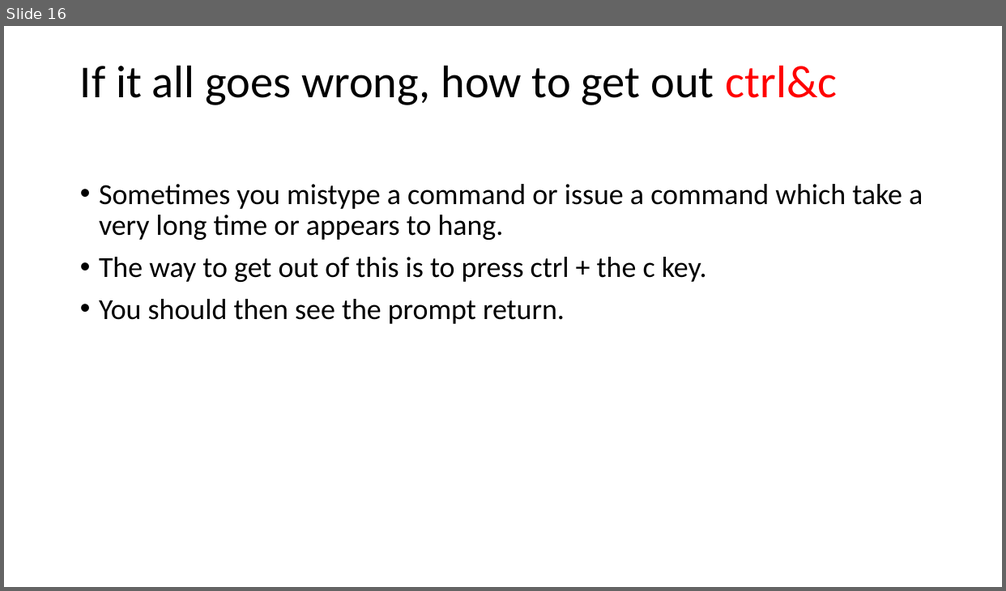
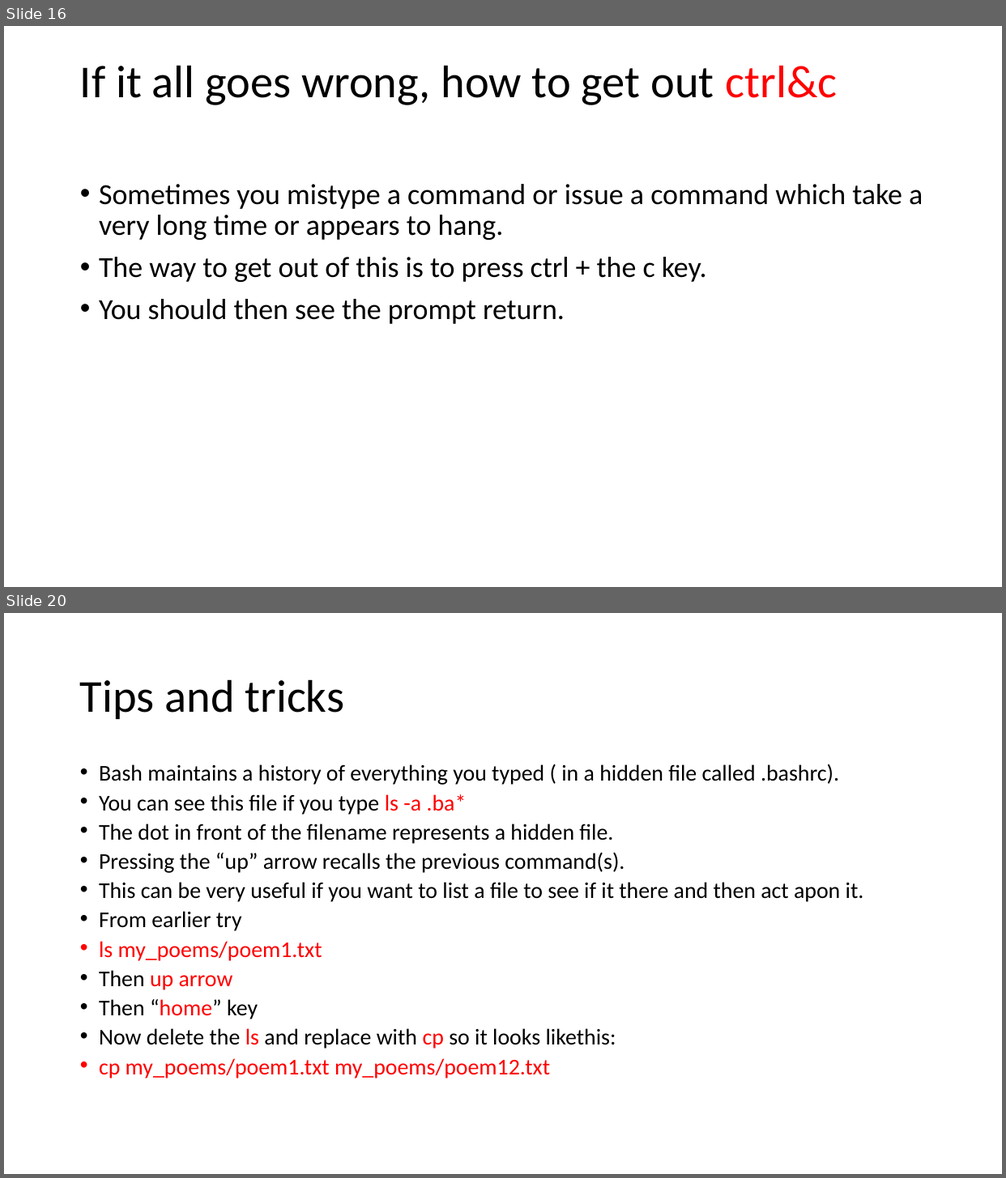
Before and after one commit to paulmheaton/Unix_primer, a slide deck: Unix primer.pptx. Shown one above the other, each under a label of ours: slide 16 before the commit, slides 16 and 20 after it; the slides between them are not shown. The pictures are 1006x591 and 1006x1178 pixels, drawn with LibreOffice and Linux fonts; fonts in the diff are those of the drawing. Boxes give left, top, right and bottom in pixels: in the first picture for what was removed or moved away, otherwise in the second. Text is boxed around its words. In the diff, an @@ line names an element or a change of style, - is before the commit and + after.

```diff
--- a/Unix primer.pptx
+++ b/Unix primer.pptx
@@ slide 20 added at [4, 613, 1002, 1174], background #FFFFFF @@
@@ title added at [80, 679, 345, 719], 44 pt, text #000000 @@
+Tips and tricks
@@ text added at [99, 764, 864, 1079], 21.7 pt, text #000000 @@
+• Bash maintains a history of everything you typed ( in a hidden file called .bashrc).
+• You can see this file if you type ls -a .ba*
+• The dot in front of the filename represents a hidden file.
+• Pressing the “up” arrow recalls the previous command(s).
+• This can be very useful if you want to list a file to see if it there and then act apon it.
+• From earlier try
+• ls my_poems/poem1.txt
+• Then up arrow
+• Then “home” key
+• Now delete the ls and replace with cp so it looks likethis:
+• cp my_poems/poem1.txt my_poems/poem12.txt
```
Also in this commit, not shown: 4 slides changed, 4 other slides added, 1 slide removed.
